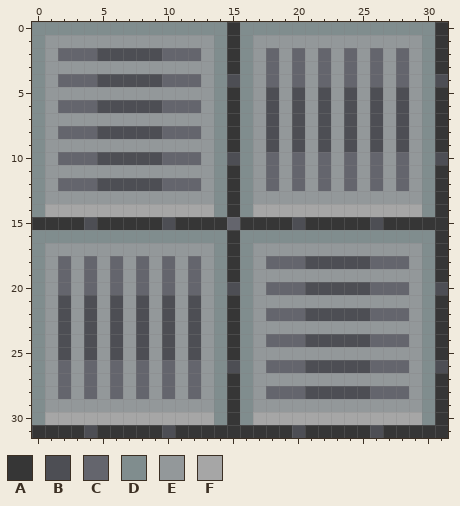
File history of a pixel-art sprite, Resources/Textures/_Impstation/Tiles/Maint/steel_maint.png. Above: the version before the commit.
The file is 32x32 pixels. Colours within 5 levels of each other are drawn and written as one.
Palette (. is transparent): A #363636  B #4d4e54  C #64656d  D #808d8e  E #93989a  F #a6a6a6
Pixels before, first column x 0:
 0 DDDDDDDDDDDDDDDADDDDDDDDDDDDDDDA
 1 DEEEEEEEEEEEEEDADEEEEEEEEEEEEEDA
 2 DECCCBBBBBCCCEDADECECECECECECEDA
 3 DEEEEEEEEEEEEEDADECECECECECECEDA
 4 DECCCBBBBBCCCEDBDECECECECECECEDB
 5 DEEEEEEEEEEEEEDADEBEBEBEBEBEBEDA
 6 DECCCBBBBBCCCEDADEBEBEBEBEBEBEDA
 7 DEEEEEEEEEEEEEDADEBEBEBEBEBEBEDA
 8 DECCCBBBBBCCCEDADEBEBEBEBEBEBEDA
 9 DEEEEEEEEEEEEEDADEBEBEBEBEBEBEDA
10 DECCCBBBBBCCCEDBDECECECECECECEDB
11 DEEEEEEEEEEEEEDADECECECECECECEDA
12 DECCCBBBBBCCCEDADECECECECECECEDA
13 DEEEEEEEEEEEEEDADEEEEEEEEEEEEEDA
14 DFFFFFFFFFFFFFDADFFFFFFFFFFFFFDA
15 AAAABAAAAABAAAACAAAABAAAAABAAAAA
16 DDDDDDDDDDDDDDDADDDDDDDDDDDDDDDA
17 DEEEEEEEEEEEEEDADEEEEEEEEEEEEEDA
18 DECECECECECECEDADECCCBBBBBCCCEDA
19 DECECECECECECEDADEEEEEEEEEEEEEDA
20 DECECECECECECEDBDECCCBBBBBCCCEDB
21 DEBEBEBEBEBEBEDADEEEEEEEEEEEEEDA
22 DEBEBEBEBEBEBEDADECCCBBBBBCCCEDA
23 DEBEBEBEBEBEBEDADEEEEEEEEEEEEEDA
24 DEBEBEBEBEBEBEDADECCCBBBBBCCCEDA
25 DEBEBEBEBEBEBEDADEEEEEEEEEEEEEDA
26 DECECECECECECEDBDECCCBBBBBCCCEDB
27 DECECECECECECEDADEEEEEEEEEEEEEDA
28 DECECECECECECEDADECCCBBBBBCCCEDA
29 DEEEEEEEEEEEEEDADEEEEEEEEEEEEEDA
30 DFFFFFFFFFFFFFDADFFFFFFFFFFFFFDA
31 AAAABAAAAABAAAAAAAAABAAAAABAAAAA
After:
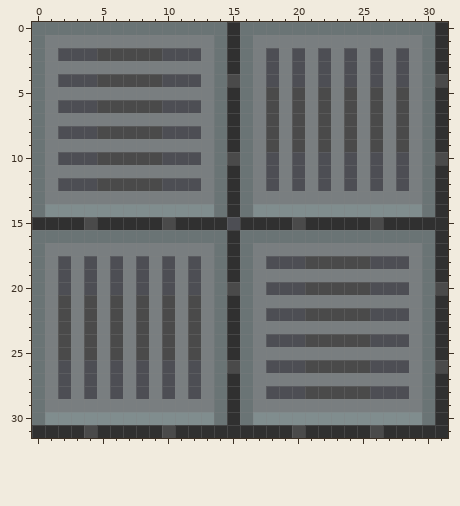
The commit says: Steel maints darkened, grated maints desaturated
Changes in this commit:
colour A: #363636 -> #303030
colour B: #4d4e54 -> #4a4a4a
colour C: #64656d -> #4d4e54
colour D: #808d8e -> #6a7475
colour E: #93989a -> #797e80
colour F: #a6a6a6 -> #808d8e
Where, in picture pixels (left, top, right, bottom), the same in both pictures:
changed: (32, 22, 448, 438)
